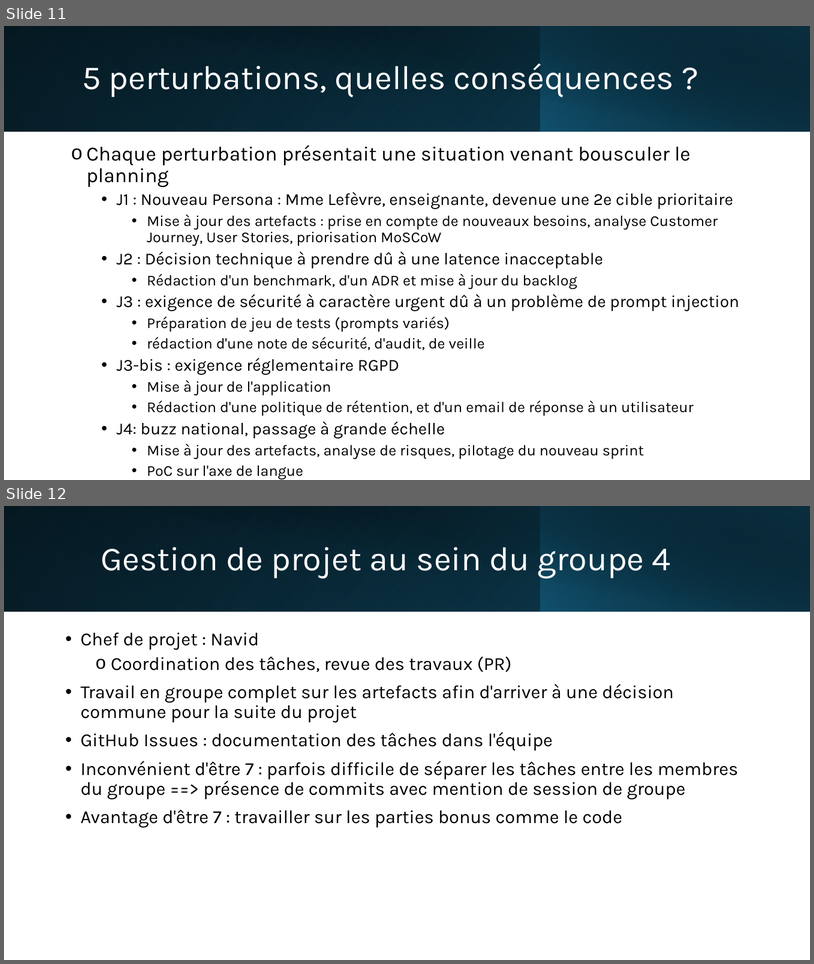
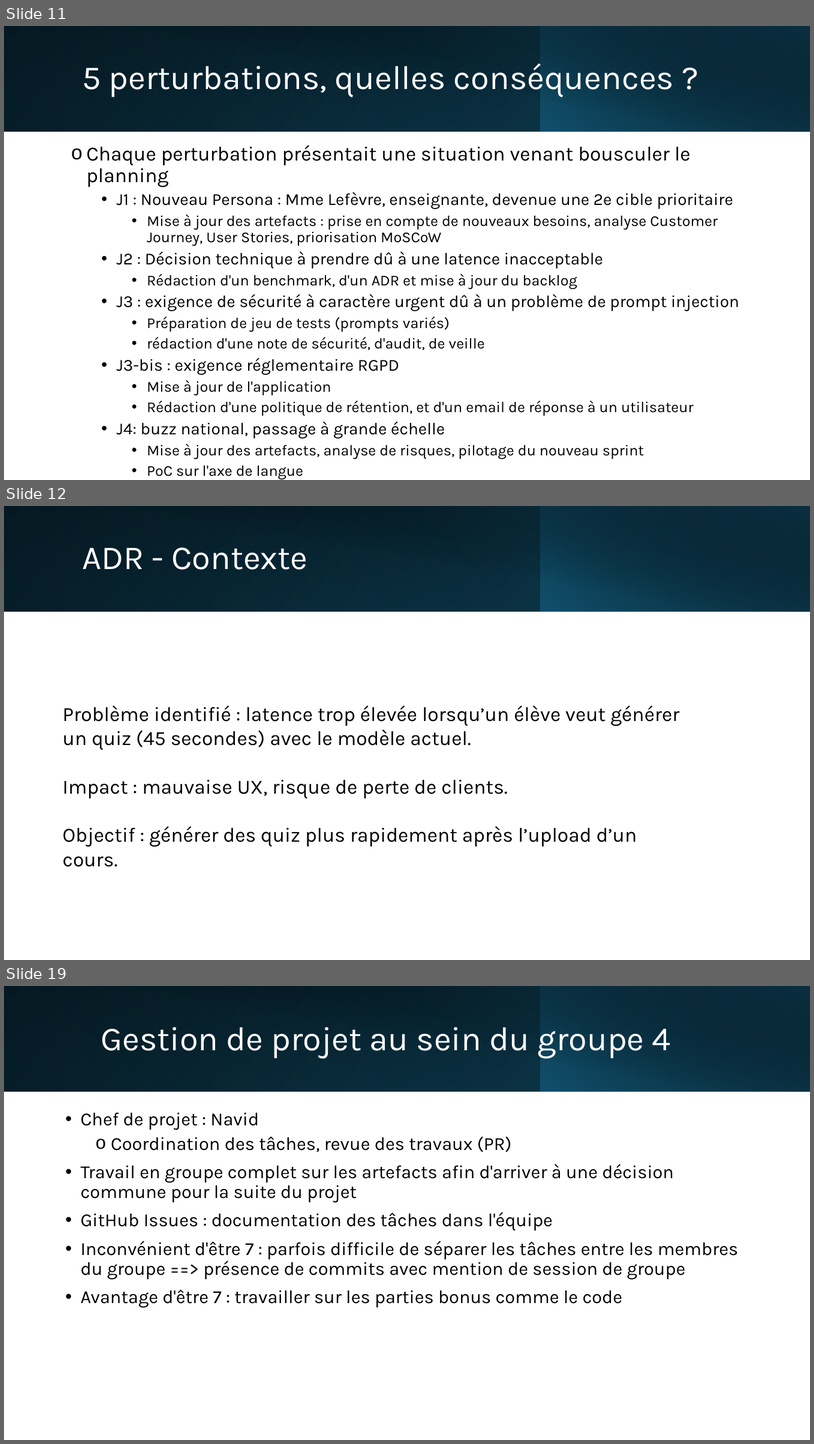
Before and after one commit to EQUIPE-4-APOCALIPSSI/IPSSI_APOCAL_KIT, a slide deck: docs/soutenance/Soutenance_EQUIPE-4_APOCALIPSSI.pptx. Shown one above the other, each under a label of ours: slides 11 and 12 before the commit, slides 11, 12 and 19 after it; the slides between them are not shown. The pictures are 814x964 and 814x1444 pixels, drawn with LibreOffice and Linux fonts; fonts in the diff are those of the drawing. Boxes give left, top, right and bottom in pixels: in the first picture for what was removed or moved away, otherwise in the second. Text is boxed around its words. In the diff, an @@ line names an element or a change of style, - is before the commit and + after.

Commit message:
docs(soutenance): finalisation du support de présentation avec le groupe

```diff
--- a/docs/soutenance/Soutenance_EQUIPE-4_APOCALIPSSI.pptx
+++ b/docs/soutenance/Soutenance_EQUIPE-4_APOCALIPSSI.pptx
@@ slide 12 added at box(4, 506, 810, 960), background #FFFFFF @@
@@ rectangle added at box(4, 506, 810, 611), fill gradient #000000 to #104862 @@
@@ rectangle added at box(4, 506, 541, 611), fill gradient #156082 to #0B3041 @@
@@ rectangle added at box(34, 506, 810, 612), fill gradient #000000 to #0B3041 @@
@@ rectangle added at box(540, 506, 810, 611), fill gradient #156082 to #000000 @@
@@ title added at box(82, 547, 308, 570), 40 pt, text #FFFFFF @@
+ADR - Contexte
@@ text added at box(63, 705, 680, 867), 24 pt, text #000000 @@
+Problème identifié : latence trop élevée lorsqu’un élève veut générer un quiz (45 secondes) avec le modèle actuel.
+Impact : mauvaise UX, risque de perte de clients.
+Objectif : générer des quiz plus rapidement après l’upload d’un cours.
@@ what was slide 12 is now slide 19 @@
```
Also in this commit, not shown: 4 slides changed, 7 other slides added.
